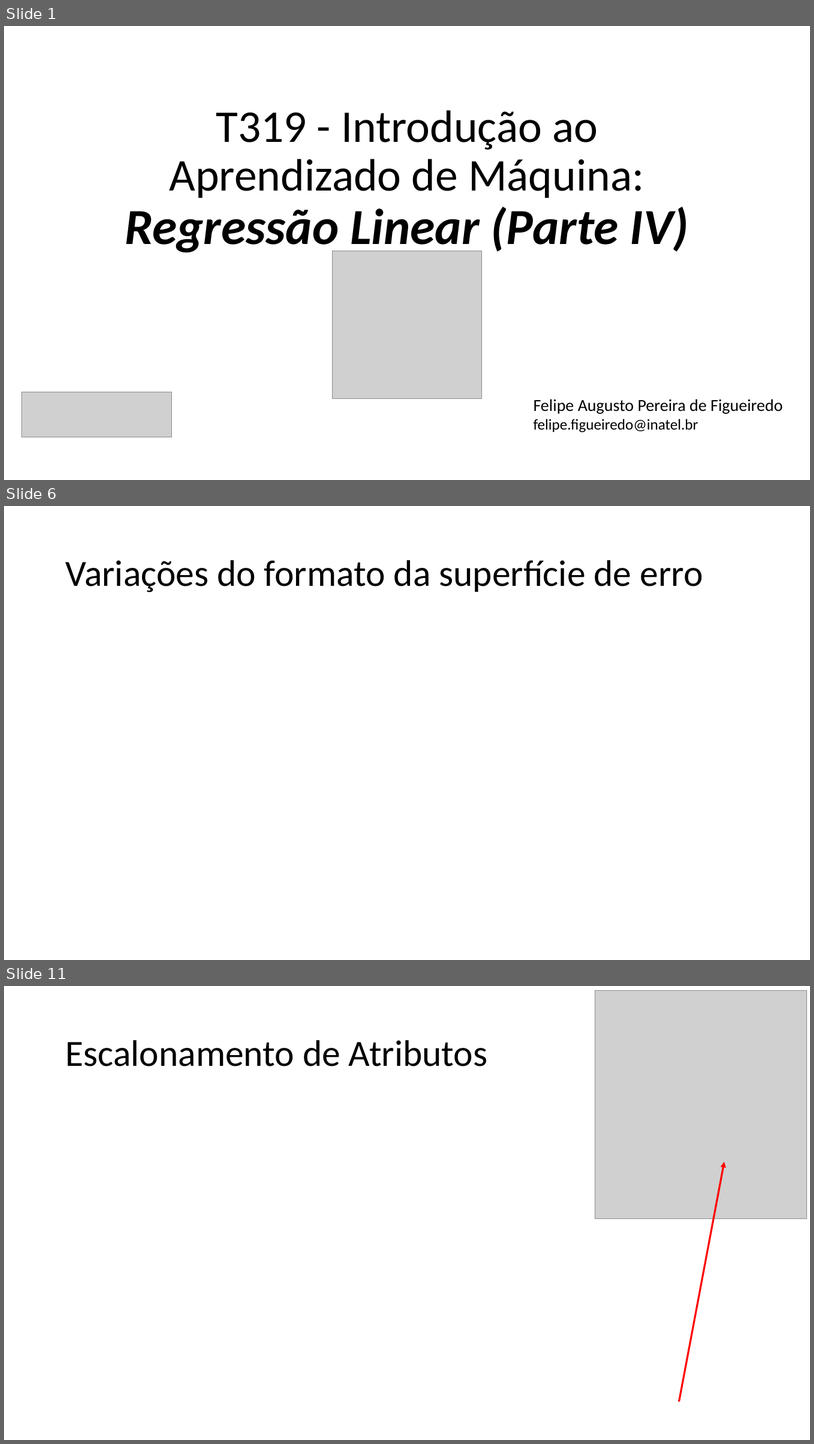
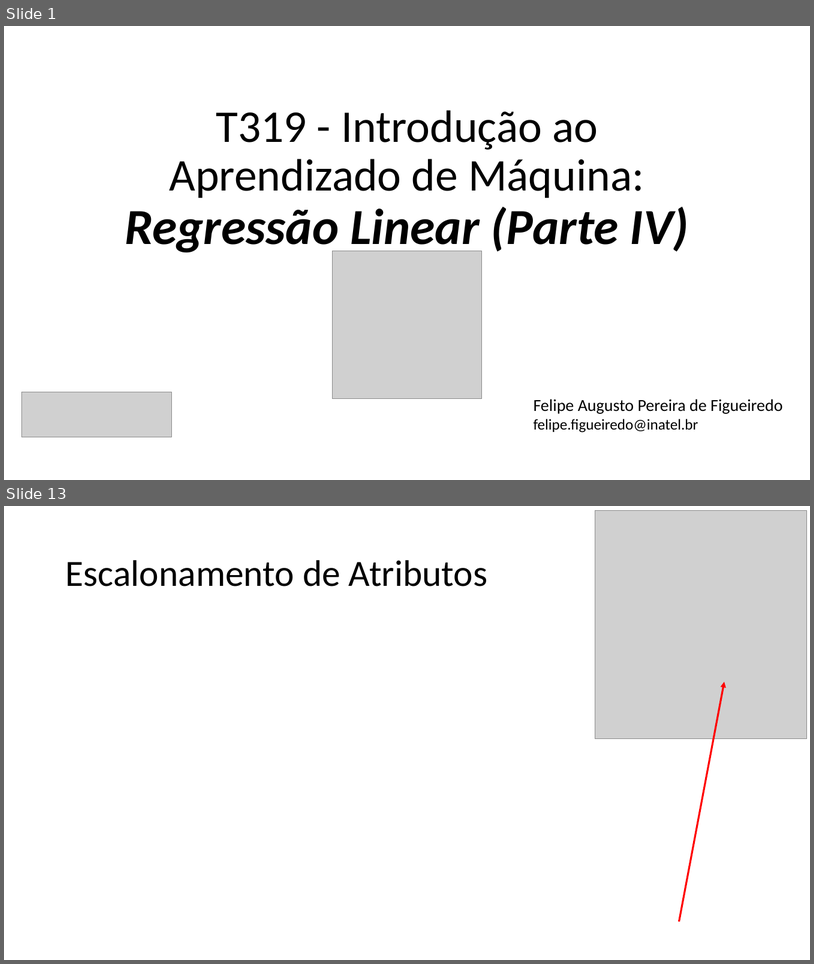
Before and after one commit to zz4fap/t319_aprendizado_de_maquina, a slide deck: slides/T319_Regressão_Linear (Parte IV).pptx. Shown one above the other, each under a label of ours: slides 1, 6 and 11 before the commit, slides 1 and 13 after it; the slides between them are not shown. The pictures are 814x1444 and 814x964 pixels, drawn with LibreOffice and Linux fonts; fonts in the diff are those of the drawing; grey boxes stand for pictures. Boxes give left, top, right and bottom in pixels: in the first picture for what was removed or moved away, otherwise in the second. Text is boxed around its words. In the diff, an @@ line names an element or a change of style, - is before the commit and + after.

```diff
--- a/slides/T319_Regressão_Linear (Parte IV).pptx
+++ b/slides/T319_Regressão_Linear (Parte IV).pptx
@@ slide 6 removed at (4,506,810,960), background #FFFFFF @@
@@ title removed at (65,560,703,592) @@
-Variações do formato da superfície de erro
@@ what was slide 11 is now slide 13 @@
```
Also in this commit, not shown: 2 slides changed, 7 slides added, 4 other slides removed, 6 other files.
